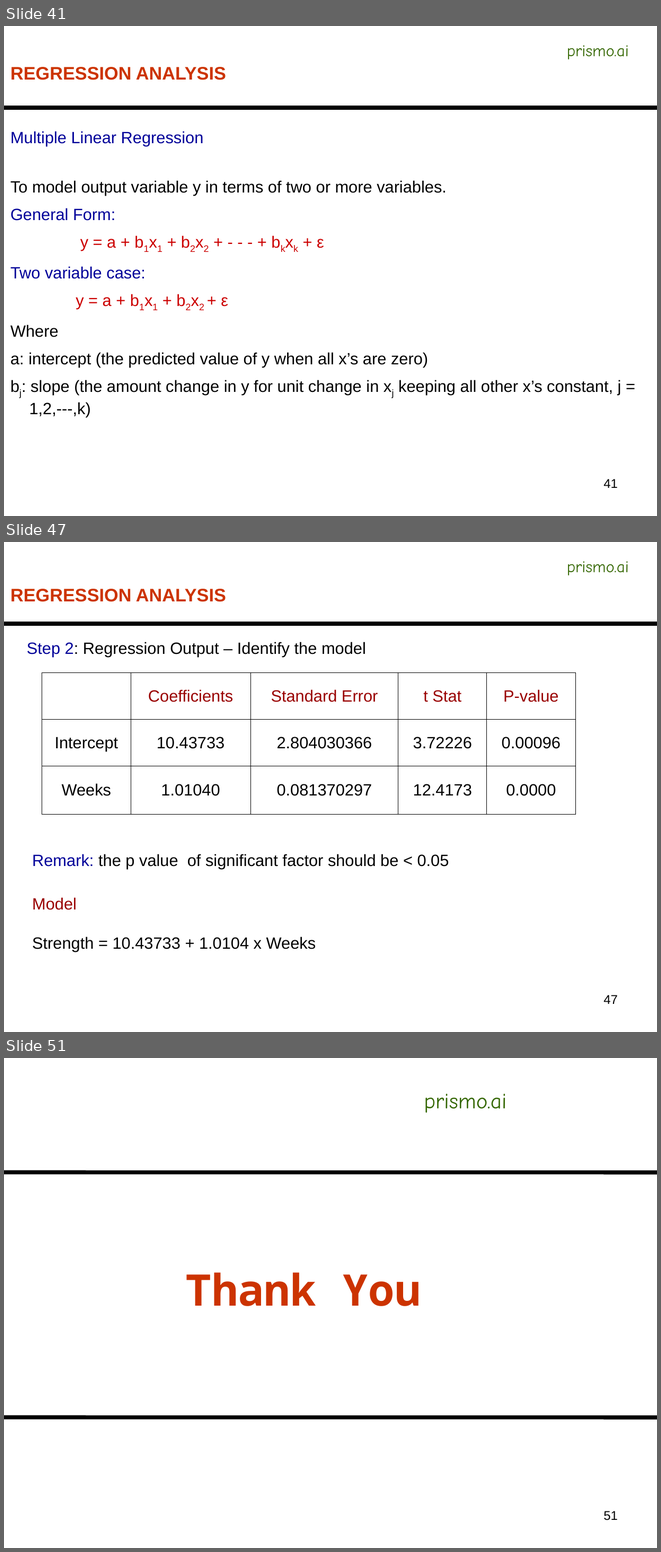
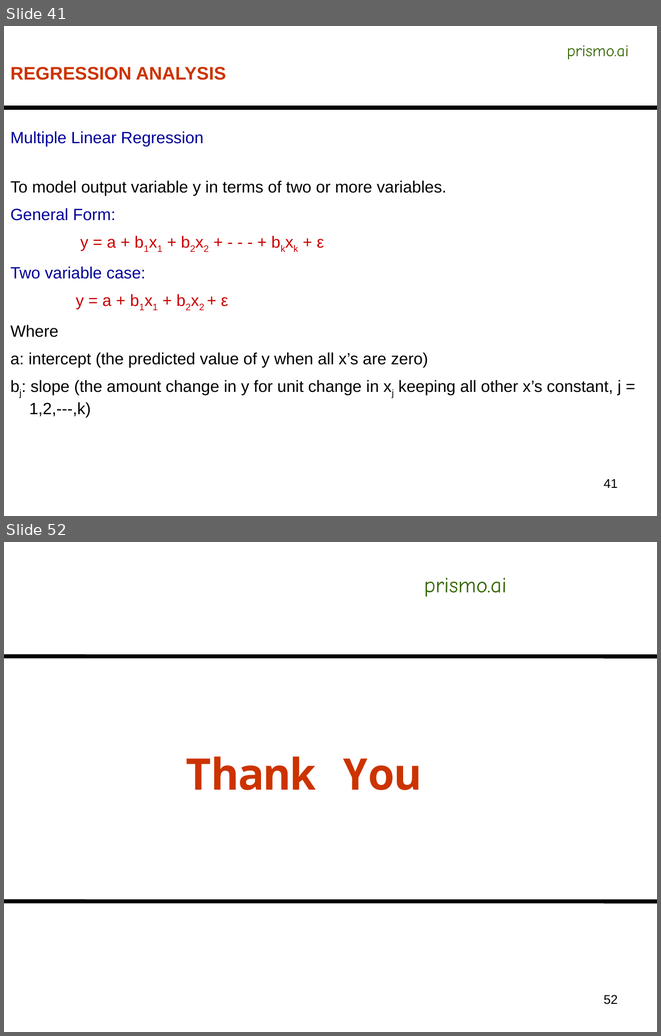
Before and after one commit to AnirbanDatta87/Python, a slide deck: Concepts/C12 - Predictive Modeling/Business_Forecasting_Module1.pptx. Shown one above the other, each under a label of ours: slides 41, 47 and 51 before the commit, slides 41 and 52 after it; the slides between them are not shown. The pictures are 661x1552 and 661x1036 pixels, drawn with LibreOffice and Linux fonts; fonts in the diff are those of the drawing. Boxes give left, top, right and bottom in pixels: in the first picture for what was removed or moved away, otherwise in the second. Text is boxed around its words. In the diff, an @@ line names an element or a change of style, - is before the commit and + after.

```diff
--- a/Concepts/C12 - Predictive Modeling/Business_Forecasting_Module1.pptx
+++ b/Concepts/C12 - Predictive Modeling/Business_Forecasting_Module1.pptx
@@ slide 47 removed at box(4, 542, 657, 1032), background #FFFFFF @@
@@ text removed at box(567, 561, 629, 575) @@
-prismo.ai
@@ text removed at box(10, 589, 226, 602) @@
-REGRESSION ANALYSIS
@@ line removed from (4, 624) to (657, 624) @@
@@ text removed at box(27, 642, 366, 657) @@
-Step 2: Regression Output – Identify the model
@@ table removed at box(42, 672, 576, 814), 3 rows, 5 columns @@
- | Coefficients | Standard Error | t Stat | P-value
-Intercept | 10.43733 | 2.804030366 | 3.72226 | 0.00096
-Weeks | 1.01040 | 0.081370297 | 12.4173 | 0.0000
@@ text removed at box(32, 854, 449, 869) @@
-Remark: the p value of significant factor should be < 0.05
@@ text removed at box(32, 897, 316, 952) @@
-Model
-Strength = 10.43733 + 1.0104 x Weeks
@@ page number removed at box(603, 995, 618, 1004) @@
-47
@@ what was slide 51 is now slide 52 @@
@@ page number at box(603, 995, 618, 1004): text changed @@
-51
+52
```
Also in this commit, not shown: 4 slides changed, 6 slides added, 4 other slides removed, 21 other files.
